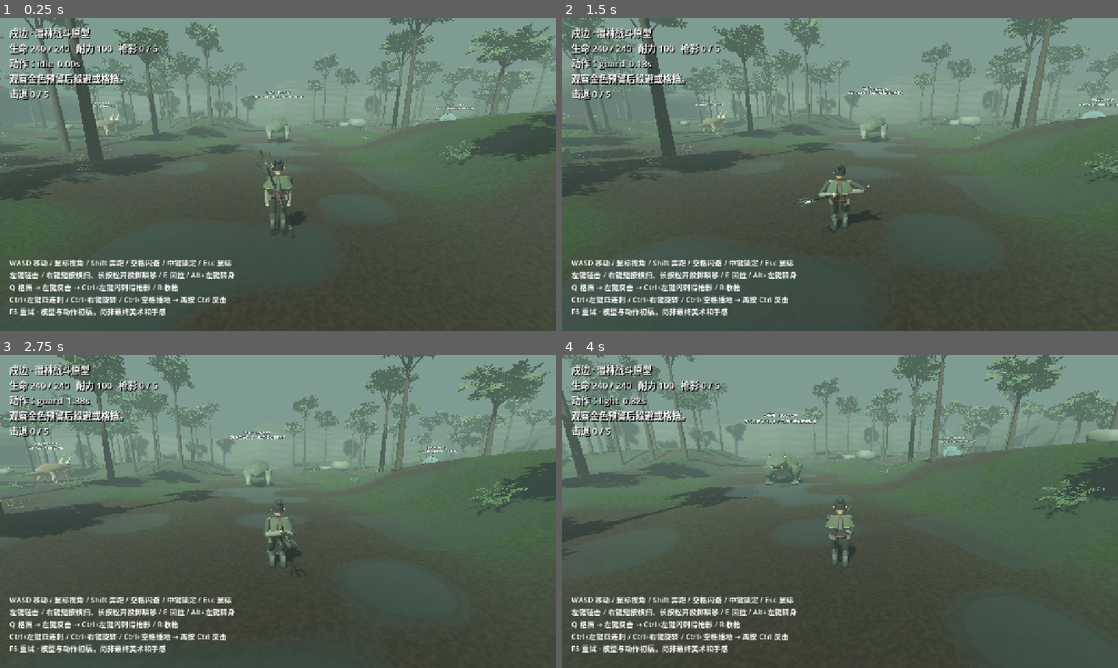
Above: before the commit, frames 1-4 (two rows, left to right).
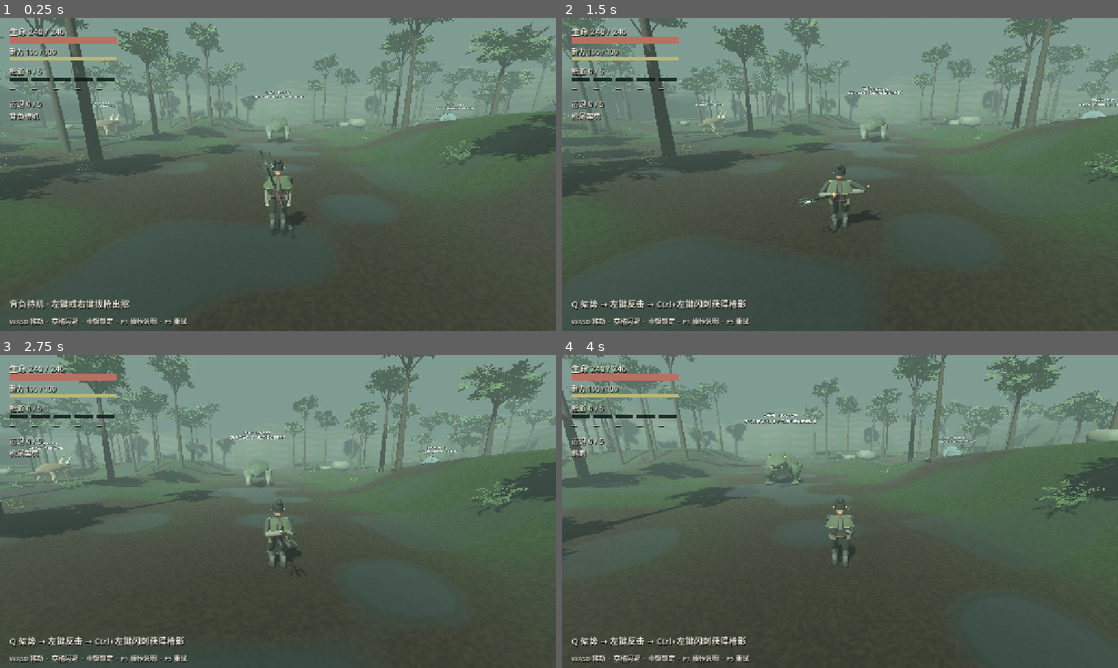
Above: after the commit, the same moments.

Repository: Rain-ziyu/huntbound
Game: Godot game, scene res://scenes/main/main.tscn
The game is run twice, just before and just after one commit, with the same random seed, the same clock (stepped at 60 frames per second) and the same inputs.
Inputs (mouse positions are in pixels of both pictures, inside the frame that each line leads up to):
- Up to frame 1 (0.25 s): no input
- Up to frame 2 (1.5 s): tap Enter at 0.5 s; move the mouse to (867, 174) at 0.52 s; hold Shift (sprint) 0.53-1.28 s; hold W (move_forward) from 0.53 s (still down); click (867, 174) at 0.67 s; tap Space at 0.77 s; move the mouse to (812, 174) at 1.27 s; tap Q at 1.35 s; click (812, 174) at 1.42 s
- Up to frame 3 (2.75 s): keep holding W (move_forward); tap Space at 1.52 s; move the mouse to (289, 505) at 2.02 s; tap E at 2.1 s; click (289, 505) at 2.17 s
- Up to frame 4 (4 s): keep holding W (move_forward); move the mouse to (834, 517) at 2.77 s; tap R at 2.85 s; click (834, 517) at 2.92 s; tap Space at 3.02, 3.77 s; move the mouse to (878, 514) at 3.52 s; tap Ctrl at 3.6 s; click (878, 514) at 3.67 s

The runs differ from the first frame. In frame 1, 6.1% of the frame differs, in the area x 1-43%, y 3-99%; in frame 2, 6.2%; in frame 3, 6.2%; in frame 4, 6.1%.

Commit message:
feat: show combat resources and contextual followup controls

Diff:
--- /dev/null
+++ b/scripts/combat_hud.gd
@@ -0,0 +1,127 @@
+extends CanvasLayer
+const ACTION_NAMES := {"light":"斜刺","heavy":"横扫","pull":"钩齿回拉","turn":"转身甩枪","guard":"枪尾架势","reply":"枪尾反击","flash":"闪刺","throw":"投枪","fourfold":"枪意 · 四连刺","spin":"枪意 · 旋枪","plant":"插地蓄势","wait":"插地等待","counter_window":"迎击架势","finisher":"旋枪踢击","dodge":"闪避","hurt":"受击"}
+const PART_NAMES := {"body":"躯干","head":"头部","tail":"尾部","flank":"侧腹","spine":"背棘"}
+var surface: Control
+var status: Label
+var health_text: Label
+var stamina_text: Label
+var health: ProgressBar
+var stamina: ProgressBar
+var shadows: Label
+var shadow_bars: Array[ProgressBar] = []
+var shadow_times: Array[Label] = []
+var context: Label
+var help: Label
+var target_text: Label
+var target_health: ProgressBar
+var notice: Label
+func text_at(position: Vector2, size: int) -> Label:
+	var label := Label.new()
+	label.position = position
+	label.mouse_filter = Control.MOUSE_FILTER_IGNORE
+	label.add_theme_font_size_override("font_size",size)
+	label.add_theme_color_override("font_color",Color("ede9da"))
+	label.add_theme_color_override("font_shadow_color",Color.BLACK)
+	label.add_theme_constant_override("shadow_offset_x",1)
+	label.add_theme_constant_override("shadow_offset_y",2)
+	surface.add_child(label)
+	return label
+func bar_at(position: Vector2, dimensions: Vector2, maximum: float, color: Color) -> ProgressBar:
+	var bar := ProgressBar.new()
+	bar.position = position
+	bar.max_value = maximum
+	bar.show_percentage = false
+	bar.add_theme_font_size_override("font_size",1)
+	bar.mouse_filter = Control.MOUSE_FILTER_IGNORE
+	var background := StyleBoxFlat.new()
+	background.bg_color = Color(0.05,0.09,0.08,0.85)
+	var fill := StyleBoxFlat.new()
+	fill.bg_color = color
+	bar.add_theme_stylebox_override("background",background)
+	bar.add_theme_stylebox_override("fill",fill)
+	surface.add_child(bar)
+	bar.size = dimensions
+	return bar
+func _ready() -> void:
+	surface = Control.new()
+	surface.set_anchors_and_offsets_preset(Control.PRESET_FULL_RECT)
+	surface.mouse_filter = Control.MOUSE_FILTER_IGNORE
+	add_child(surface)
+	health_text = text_at(Vector2(22,16),19)
+	health = bar_at(Vector2(22,44),Vector2(248,14),240,Color("bc6e60"))
+	stamina_text = text_at(Vector2(22,65),16)
+	stamina = bar_at(Vector2(22,89),Vector2(248,9),100,Color("bab67c"))
+	shadows = text_at(Vector2(22,109),17)
+	for i in 5:
+		shadow_bars.append(bar_at(Vector2(22+i*50,138),Vector2(42,8),180,Color("83bdb1")))
+		shadow_times.append(text_at(Vector2(22+i*50,152),13))
+	status = text_at(Vector2(22,184),17)
+	notice = text_at(Vector2(22,238),16)
+	context = text_at(Vector2(22,0),20)
+	context.anchor_top = 1
+	context.anchor_bottom = 1
+	context.offset_top = -78
+	var hints := text_at(Vector2(22,0),15)
+	hints.anchor_top = 1
+	hints.anchor_bottom = 1
+	hints.offset_top = -34
+	hints.text = "WASD 移动  ·  空格闪避  ·  中键锁定  ·  F1 操作说明  ·  F5 重试"
+	help = text_at(Vector2(22,280),17)
+	help.text = "操作说明 · 不暂停战斗\n左键斜刺 / 右键短按横扫、长按松开投枪瞬移\nE 回拉 / Alt+左键转身 / Q 架势 / R 收枪\n格挡成功 → 左键反击 → Ctrl+左键闪刺\n有枪影：Ctrl+左键四连刺 / Ctrl+右键旋枪\n拔枪后 Ctrl+空格插地，再按 Ctrl 迎击\nShift 奔跑 / Esc 切换鼠标 / F1 收起说明"
+	help.hide()
+	target_text = text_at(Vector2.ZERO,17)
+	target_text.anchor_left = 0.5
+	target_text.anchor_right = 0.5
+	target_text.offset_left = -280
+	target_text.offset_right = 280
+	target_text.offset_top = 18
+	target_text.horizontal_alignment = HORIZONTAL_ALIGNMENT_CENTER
+	target_text.autowrap_mode = TextServer.AUTOWRAP_WORD_SMART
+	target_text.offset_bottom = 160
+	target_health = bar_at(Vector2.ZERO,Vector2(440,9),1,Color("b49368"))
+	target_health.anchor_left = 0.5
+	target_health.anchor_right = 0.5
+	target_health.offset_left = -220
+	target_health.offset_right = 220
+	target_health.offset_top = 46
+func _unhandled_key_input(event: InputEvent) -> void:
+	if event is InputEventKey and event.pressed and not event.echo and event.physical_keycode==KEY_F1:
+		help.visible = not help.visible
+		get_viewport().set_input_as_handled()
+static func followup(c, held: float) -> String:
+	if c.health<=0: return "任务失败 · F5 重试"
+	if c.action=="wait": return "插地等待 %ds · 按 Ctrl 迎击" % ceili(maxf(0,30-c.elapsed))
+	if c.action=="counter_window": return "迎击架势 · 接住来袭攻击"
+	if c.guard_reward>0: return "格挡成功 · 左键枪尾反击"
+	if c.flash_window>0: return "追击机会 · Ctrl+左键闪刺"
+	if held>=0: return "投枪就绪 · 松开右键" if held>=0.45 else "松开右键横扫 · 继续按住准备投枪"
+	if not c.drawn: return "背负待机 · 左键或右键拔枪出招"
+	if not c.shadow_lifetimes.is_empty(): return "枪意就绪 · Ctrl+左键四连刺 / Ctrl+右键旋枪"
+	return "Q 架势 → 左键反击 → Ctrl+左键闪刺获得枪影"
+func update_state(fighter, defeated: int) -> void:
+	var c = fighter.combat
+	health.value = c.health
+	stamina.value = c.stamina
+	health_text.text = "生命 %d / 240" % ceili(c.health)
+	stamina_text.text = "耐力 %d / 100" % floori(c.stamina)
+	shadows.text = "枪影 %d / 5" % c.shadow_lifetimes.size()
+	if not c.shadow_lifetimes.is_empty(): shadows.text += "  攻击 +%d%%" % (c.shadow_lifetimes.size()*10)
+	for i in 5:
+		var remaining: float = c.shadow_lifetimes[i] if i<c.shadow_lifetimes.size() else 0
+		shadow_bars[i].value = remaining
+		shadow_times[i].text = "%d:%02d" % [ceili(remaining)/60,ceili(remaining)%60] if remaining>0 else "—"
+	var action: String = ACTION_NAMES.get(c.action,"持枪待机" if c.drawn else "背负待机")
+	status.text = "击退 %d / 5\n%s" % [defeated,action]
+	if c.health<=0: status.text = "任务失败 · F5 重试"
+	elif defeated==5: status.text = "林地已清理 · F5 重新挑战"
+	context.text = "林地已清理 · F5 重新挑战" if c.health>0 and defeated==5 else followup(c,fighter.heavy_held)
+	notice.text = fighter.message if fighter.message!="观察金色预警后躲避或格挡。" and c.health>0 else ""
+	for part in PART_NAMES: notice.text = notice.text.replace(part,PART_NAMES[part])
+	var locked: bool = is_instance_valid(fighter.lock_target) and fighter.lock_target.health>0
+	target_text.visible = locked
+	target_health.visible = locked
+	if locked:
+		var target = fighter.lock_target
+		target_text.text = "%s  %d / %d\n\n%s\n对策：%s" % [target.data.name,ceili(target.health),int(target.data.health),target.data.trait,target.data.weakness]
+		target_health.max_value = target.data.health
+		target_health.value = target.health
--- a/scripts/forest_world.gd
+++ b/scripts/forest_world.gd
@@ -4,8 +4,10 @@
 const Monster = preload("res://scripts/monster.gd")
 const Terrain = preload("res://scripts/forest_terrain.gd")
 const ForestArt = preload("res://scripts/forest_art.gd")
+const CombatHUD = preload("res://scripts/combat_hud.gd")
 var hunter: CharacterBody3D
 var hud: Label
+var combat_hud
 var navigation = preload("res://scripts/forest_navigation.gd").new()
 
 func obstacle(pos: Vector3, size: Vector3, color: Color) -> StaticBody3D:
@@ -119,35 +121,17 @@
 		monster.target = hunter
 		monster.position = positions[i]
 		add_child(monster)
-	var layer := CanvasLayer.new()
-	add_child(layer)
-	hud = Label.new()
-	hud.position = Vector2(22,18)
-	hud.add_theme_font_size_override("font_size",21)
-	hud.add_theme_color_override("font_shadow_color",Color.BLACK)
-	hud.add_theme_constant_override("shadow_offset_x",2)
-	hud.add_theme_constant_override("shadow_offset_y",2)
-	layer.add_child(hud)
-	var info := Label.new()
-	info.position = Vector2(22,550)
-	info.add_theme_font_size_override("font_size",17)
-	info.text = "WASD 移动 / 鼠标视角 / Shift 奔跑 / 空格闪避 / 中键锁定 / Esc 鼠标\n左键轻击 / 右键短按横扫、长按松开投掷瞬移 / E 回拉 / Alt+左键转身\nQ 格挡 → 左键反击 → Ctrl+左键闪刺得枪影 / R 收枪\nCtrl+左键四连刺 / Ctrl+右键旋转 / Ctrl+空格插地 → 再按 Ctrl 反击\nF5 重试 · 模型与动作初稿，尚非最终美术和手感"
-	layer.add_child(info)
+	combat_hud = CombatHUD.new()
+	add_child(combat_hud)
+	hud = combat_hud.status
 	print("SHUBIAN_FOREST_READY: hunter + five monster species")
 	if "--capture" in OS.get_cmdline_user_args(): capture.call_deferred()
 
 func _process(_delta: float) -> void:
-	var c = hunter.combat
-	hud.text = "戍边 · 湿林战斗原型\n生命 %d / 240   耐力 %d   枪影 %d / 5\n动作：%s  %.2fs\n%s" % [int(c.health),int(c.stamina),c.shadow_lifetimes.size(),c.action,c.elapsed,hunter.message]
-	if c.health<=0: hud.text += "\n任务失败 · F5 重试"
 	var defeated := 0
 	for monster in get_tree().get_nodes_in_group("monsters"):
 		if monster.health<=0: defeated += 1
-	hud.text += "\n击退 %d / 5" % defeated
-	if defeated==5 and c.health>0: hud.text += "\n林地已清理 · F5 重新挑战"
-	if is_instance_valid(hunter.lock_target) and hunter.lock_target.health>0:
-		var m = hunter.lock_target
-		hud.text += "\n锁定：%s  %d/%d\n%s\n对策：%s" % [m.data.name,ceili(m.health),int(m.data.health),m.data.trait,m.data.weakness]
+	combat_hud.update_state(hunter,defeated)
 
 func capture() -> void:
 	await get_tree().create_timer(1).timeout
--- /dev/null
+++ b/tests/test_combat_hud.gd
@@ -0,0 +1,80 @@
+extends SceneTree
+var checks := 0
+var failures := 0
+func check(ok: bool, label: String) -> void:
+	checks += 1
+	if not ok:
+		failures += 1
+		printerr("FAIL: ",label)
+func _initialize() -> void: call_deferred("run")
+func run() -> void:
+	var world = load("res://scenes/main/main.tscn").instantiate()
+	root.add_child(world)
+	await physics_frame
+	await physics_frame
+	var p = world.hunter
+	p.set_physics_process(false)
+	for m in get_nodes_in_group("monsters"): m.set_physics_process(false)
+	var ui = world.combat_hud
+	var c = p.combat
+	c.health = 123
+	c.stamina = 47
+	c.shadow_lifetimes.assign([180.0,61.0,5.0])
+	ui.update_state(p,2)
+	check(ui.health.value==123 and ui.stamina.value==47,"resource bars reflect combat state")
+	check(ui.health.position.y+ui.health.size.y<ui.stamina_text.position.y and ui.shadow_bars[0].position.y+ui.shadow_bars[0].size.y<ui.shadow_times[0].position.y,"resource bars do not overlap following labels")
+	check(ui.shadow_times[0].text=="3:00" and ui.shadow_times[1].text=="1:01" and ui.shadow_times[2].text=="0:05","independent shadow lifetimes display")
+	check(ui.shadow_times[3].text=="—" and ui.shadow_bars[3].value==0,"empty shadow slots stay empty")
+	check("+30%" in ui.shadows.text,"shadow attack bonus is readable")
+	check("idle" not in ui.status.text and "击退 2 / 5" in ui.status.text,"human-readable action and mission status")
+	c.drawn = true
+	c.guard_reward = 0.5
+	ui.update_state(p,2)
+	check("左键枪尾反击" in ui.context.text,"successful guard shows next action")
+	c.guard_reward = 0
+	c.flash_window = 0.4
+	ui.update_state(p,2)
+	check("Ctrl+左键闪刺" in ui.context.text,"reply followup window is visible")
+	c.flash_window = 0
+	p.heavy_held = 0.2
+	ui.update_state(p,2)
+	check("继续按住" in ui.context.text,"short heavy hold explains throw preparation")
+	p.heavy_held = 0.5
+	ui.update_state(p,2)
+	check("投枪就绪" in ui.context.text,"charged throw cue switches at threshold")
+	p.heavy_held = -1
+	c.set_action("wait")
+	c.elapsed = 12
+	ui.update_state(p,2)
+	check("18s" in ui.context.text and "Ctrl" in ui.context.text,"plant waiting time and input are readable")
+	c.set_action("counter_window")
+	ui.update_state(p,2)
+	check("迎击架势" in ui.context.text,"counter stance has localized cue")
+	p.lock_target = get_nodes_in_group("monsters")[0]
+	ui.update_state(p,2)
+	check(ui.target_health.visible and ui.target_health.value==p.lock_target.health,"locked target health is visible")
+	check(p.lock_target.data.weakness in ui.target_text.text,"locked target weakness is visible")
+	p.lock_target = null
+	ui.update_state(p,2)
+	check(not ui.target_health.visible and not ui.target_text.visible,"unlock removes stale target panel")
+	var key := InputEventKey.new()
+	key.physical_keycode = KEY_F1
+	key.pressed = true
+	ui._unhandled_key_input(key)
+	check(ui.help.visible,"F1 opens control reference")
+	key.echo = true
+	ui._unhandled_key_input(key)
+	check(ui.help.visible,"key repeat does not flicker help")
+	key.echo = false
+	ui._unhandled_key_input(key)
+	check(not ui.help.visible,"F1 closes control reference")
+	ui.update_state(p,5)
+	check("林地已清理" in ui.status.text and "林地已清理" in ui.context.text,"victory replaces ordinary combat cue")
+	c.health = 0
+	ui.update_state(p,5)
+	check("任务失败" in ui.status.text and "任务失败" in ui.context.text,"death has priority over victory")
+	check(ui.surface.mouse_filter==Control.MOUSE_FILTER_IGNORE and ui.health.mouse_filter==Control.MOUSE_FILTER_IGNORE,"overlay does not capture combat mouse input")
+	print("COMBAT_HUD_CHECKS: ",checks," FAILURES: ",failures)
+	world.queue_free()
+	await process_frame
+	quit(1 if failures else 0)
--- /dev/null
+++ b/tools/capture_combat_hud.gd
@@ -0,0 +1,25 @@
+extends SceneTree
+func _initialize() -> void: call_deferred("run")
+func run() -> void:
+	var world = load("res://scenes/main/main.tscn").instantiate()
+	root.add_child(world)
+	await create_timer(0.5).timeout
+	world.hunter.set_physics_process(false)
+	for monster in get_nodes_in_group("monsters"): monster.set_physics_process(false)
+	world.hunter.lock_target = get_nodes_in_group("monsters")[0]
+	world.combat_hud.update_state(world.hunter,0)
+	await RenderingServer.frame_post_draw
+	var first := root.get_texture().get_image().save_png(ProjectSettings.globalize_path("res://../Shubian-combat-hud.png"))
+	var key := InputEventKey.new()
+	key.physical_keycode = KEY_F1
+	key.pressed = true
+	Input.parse_input_event(key)
+	await process_frame
+	await RenderingServer.frame_post_draw
+	var second := root.get_texture().get_image().save_png(ProjectSettings.globalize_path("res://../Shubian-combat-help.png"))
+	var opened: bool = world.combat_hud.help.visible
+	print("COMBAT_HUD_CAPTURE: ",first," / ",second," F1_OPEN=",opened)
+	world.queue_free()
+	await process_frame
+	await RenderingServer.frame_post_draw
+	quit(0 if first==OK and second==OK and opened else 1)
Not shown, changed: docs/preview-playtest.txt
Not shown, added: scripts/combat_hud.gd.uid
Not shown, added: tests/test_combat_hud.gd.uid
Not shown, added: tools/capture_combat_hud.gd.uid
Not shown, changed: README.md
Not shown, changed: docs/combat-implementation-status.md
